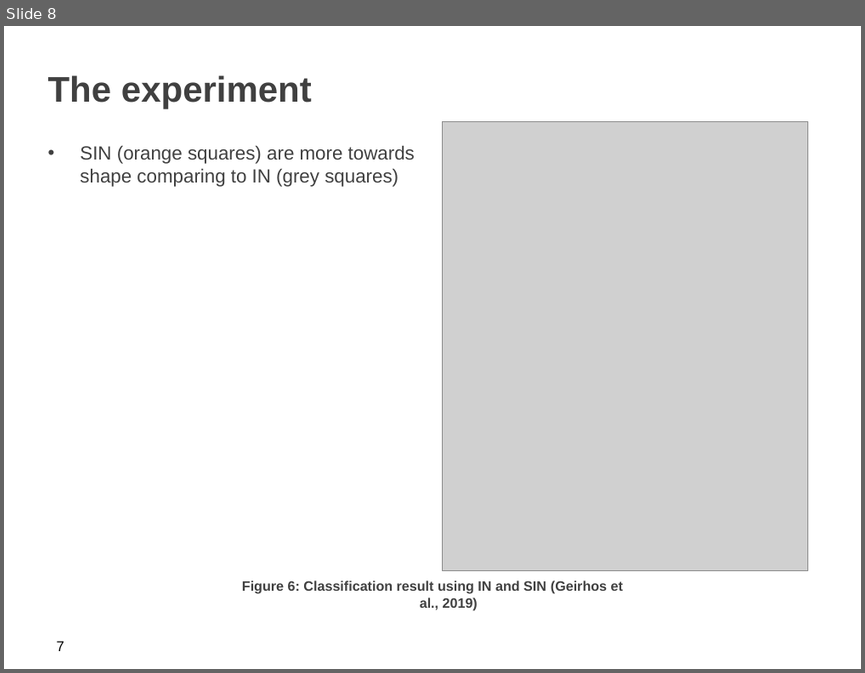
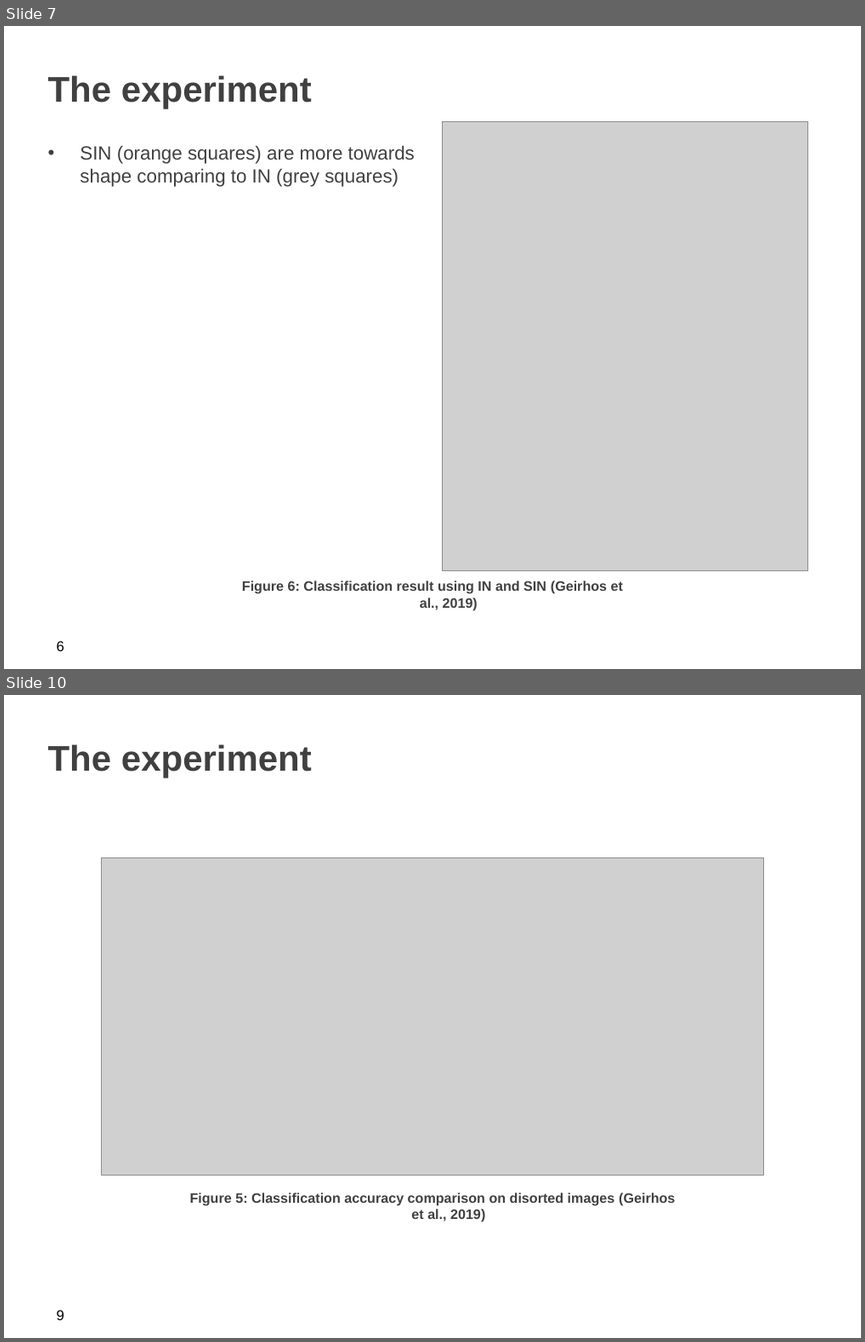
Before and after one commit to iamzifei/research, a slide deck: paper/ImageNet-trained CNNs are biased towards texture.pptx. Shown one above the other, each under a label of ours: slide 8 before the commit, slides 7 and 10 after it; the slides between them are not shown. The pictures are 865x673 and 865x1342 pixels, drawn with LibreOffice and Linux fonts; fonts in the diff are those of the drawing; grey boxes stand for pictures; background and template pictures are left out. Boxes give left, top, right and bottom in pixels: in the first picture for what was removed or moved away, otherwise in the second. Text is boxed around its words. In the diff, an @@ line names an element or a change of style, - is before the commit and + after.

```diff
--- a/paper/ImageNet-trained CNNs are biased towards texture.pptx
+++ b/paper/ImageNet-trained CNNs are biased towards texture.pptx
@@ slide 10 added at <box>4,695,861,1338</box>, background picture (left out) @@
@@ title added at <box>48,744,312,778</box>, 30 pt, text #404040, bold @@
+The experiment
@@ picture added at <box>101,858,763,1174</box> @@
@@ text added at <box>190,1192,675,1222</box>, 11.5 pt, text #404040, bold @@
+Figure 5: Classification accuracy comparison on disorted images (Geirhos et al., 2019)
@@ page number added at <box>57,1310,64,1320</box>, 12 pt, text #000000 @@
+9
@@ what was slide 8 is now slide 7 @@
@@ page number at <box>57,641,64,651</box>: text changed @@
-7
+6
```
Also in this commit, not shown: 2 slides changed, 3 other slides added, 1 other file.
